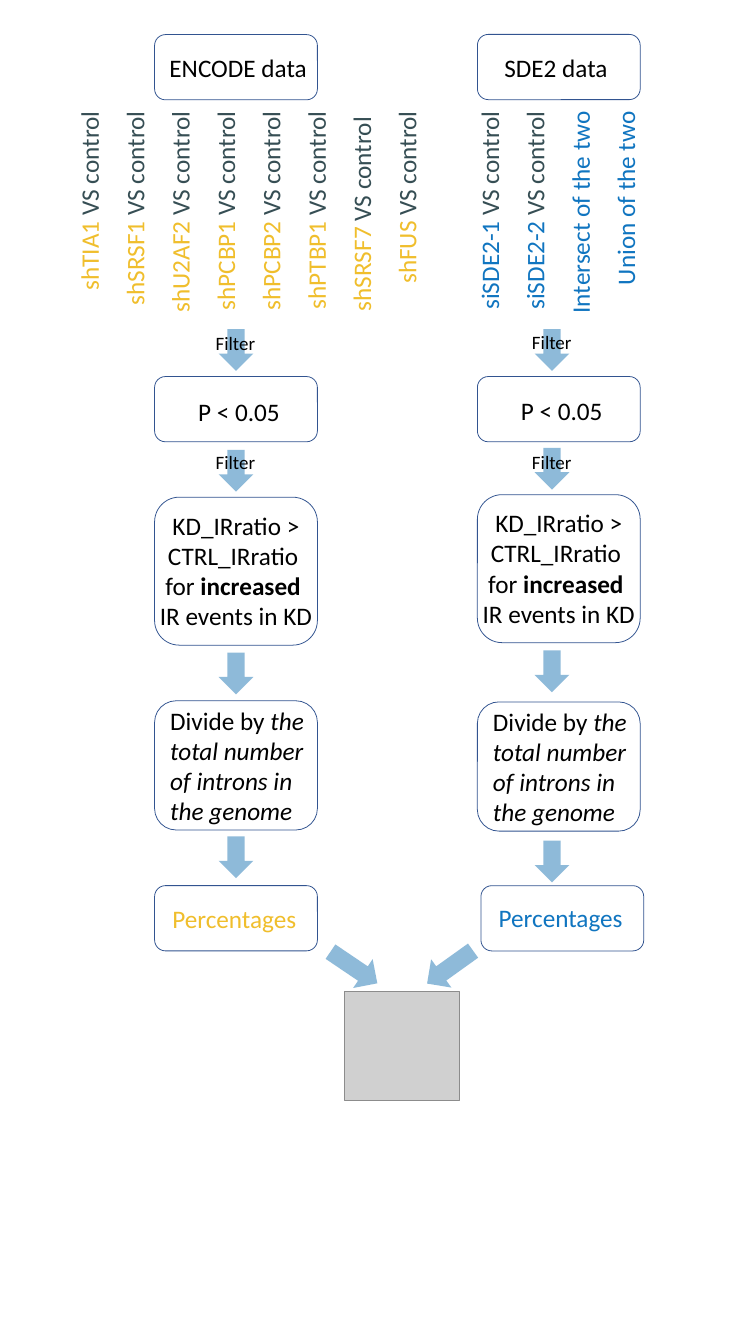
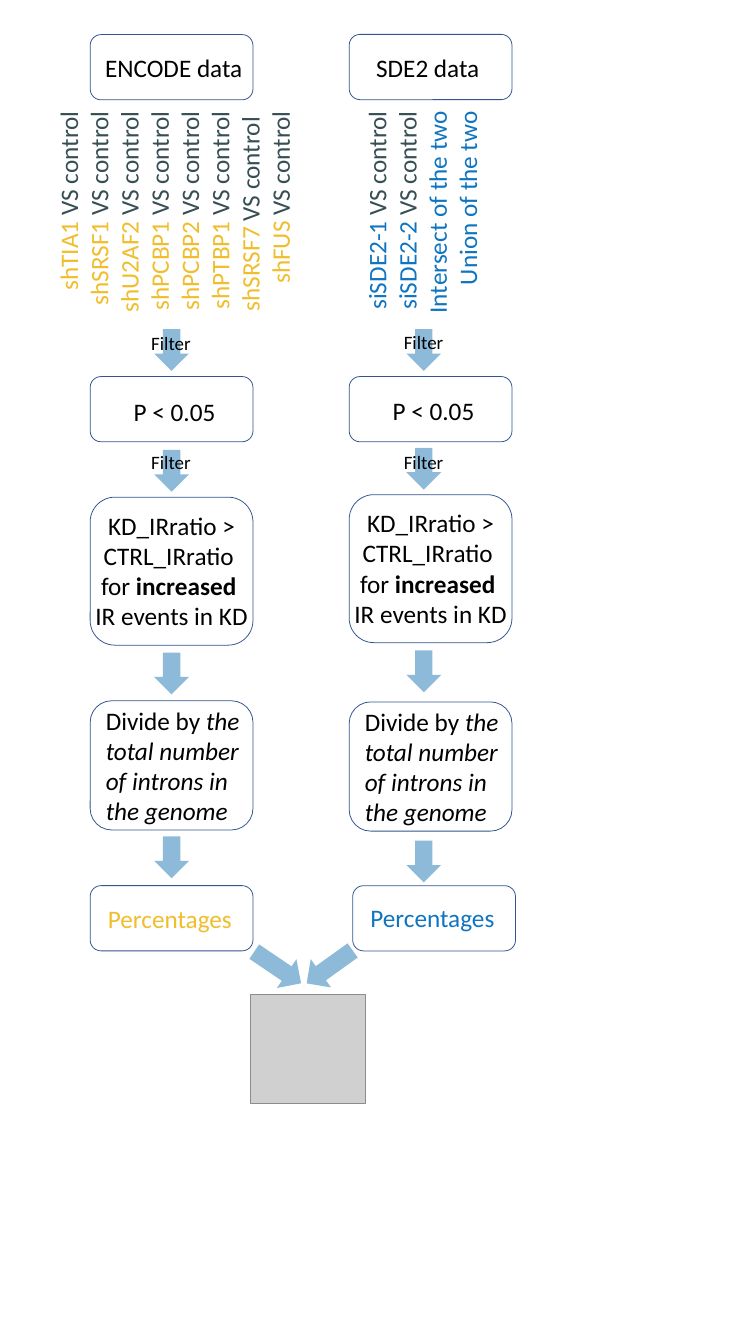
Before and after one commit to Anqi-Dai/SDE2, a slide deck: slide 4 of analysis/14_Day3/analysis/15_true_and_false/workflow chart/workflow chart.pptx (slide 3 before the commit). Drawn at 756x1344 pixels with LibreOffice and Linux fonts; fonts in the diff are those of the drawing; grey boxes stand for pictures. Boxes give left, top, right and bottom in pixels: in the first picture for what was removed or moved away, otherwise in the second. Text is boxed around its words. In the diff, an @@ line names an element or a change of style, - is before the commit and + after.

```diff
--- a/analysis/14_Day3/analysis/15_true_and_false/workflow chart/workflow chart.pptx
+++ b/analysis/14_Day3/analysis/15_true_and_false/workflow chart/workflow chart.pptx
@@ text "shTIA1 VS control" at [54,118,297,309]: line spacing 1.5 to 1 @@
@@ text "siSDE2-1 VS control" at [362,115,484,310]: line spacing 1.5 to 1 @@
@@ text "siSDE2-1 VS control": place and size @@
-text "siSDE2-1 VS control" at [393,118,506,307]
+text "siSDE2-1 VS control" at [362,115,484,310]
@@ 7 texts, 5 rounded rectangles, 4 down arrows: place and size @@
-7 texts, 5 rounded rectangles, 4 down arrows at [155,35,318,951]
+7 texts, 5 rounded rectangles, 4 down arrows at [90,35,253,951]
@@ 7 texts, 5 rounded rectangles, 4 down arrows: place and size @@
-7 texts, 5 rounded rectangles, 4 down arrows at [478,35,644,951]
+7 texts, 5 rounded rectangles, 4 down arrows at [349,35,516,951]
@@ down arrow: place and size @@
-down arrow at [321,937,387,998]
+down arrow at [244,937,311,998]
@@ down arrow: place and size @@
-down arrow at [417,937,483,998]
+down arrow at [297,936,363,998]
@@ picture: place and size @@
-picture at [344,992,459,1100]
+picture at [250,995,365,1103]
```
Also in this commit, not shown: 1 other slide changed, 1 slide added, 3 other files.
